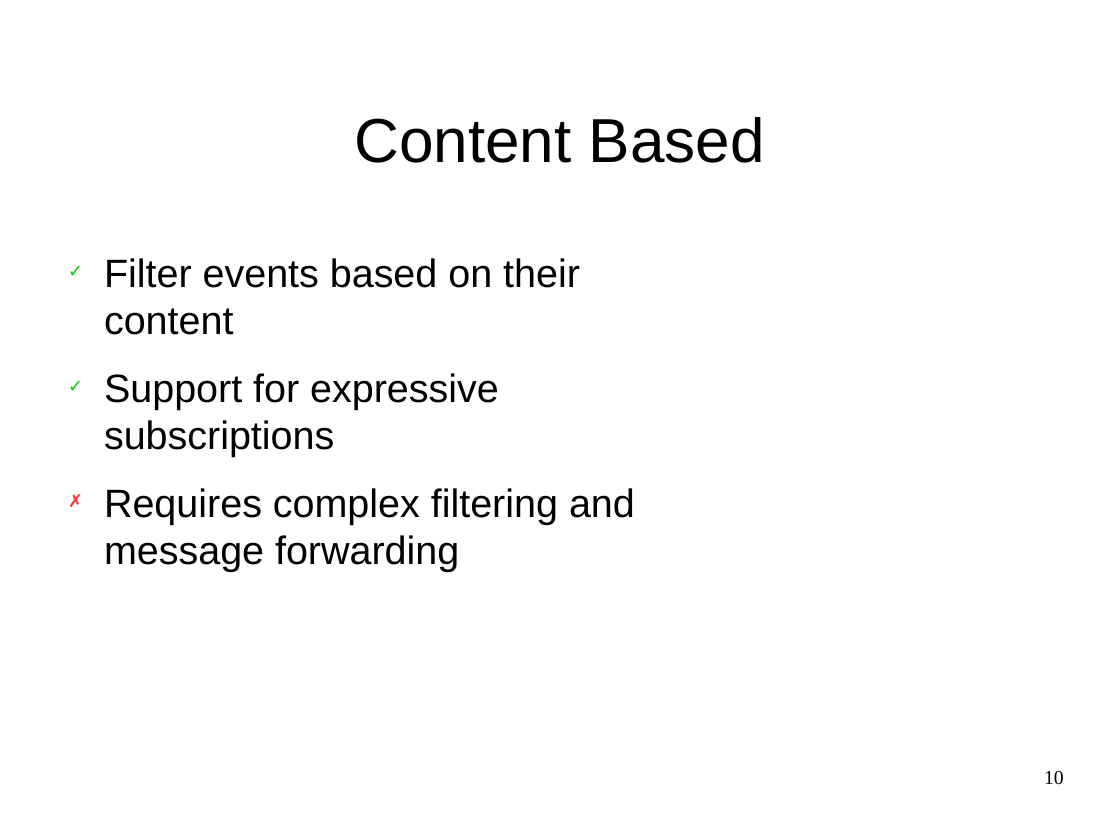
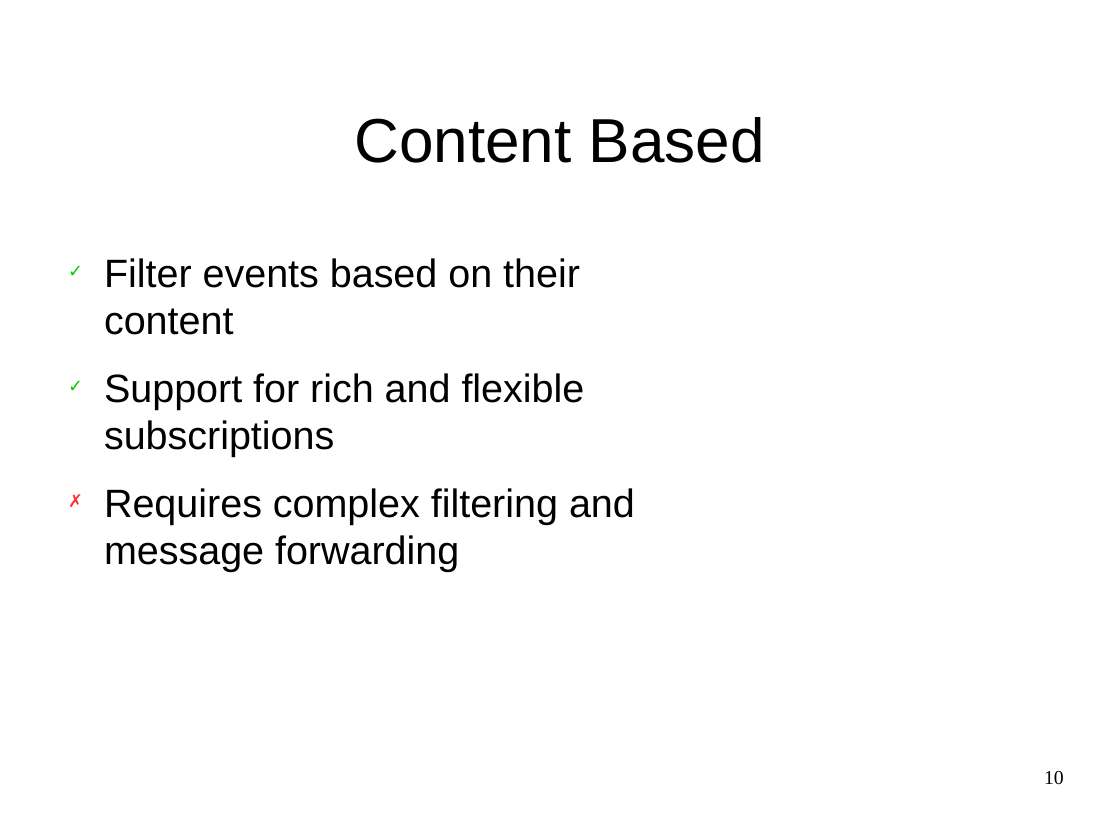
Before and after one commit to JGAntunes/pulsarcast, a slide deck: slide 10 of project-report/presentation.odp. Drawn at 1120x840 pixels with LibreOffice and Linux fonts; fonts in the diff are those of the drawing; background and template pictures are left out. Boxes give left, top, right and bottom in pixels: in the first picture for what was removed or moved away, otherwise in the second. Text is boxed around its words. In the diff, an @@ line names an element or a change of style, - is before the commit and + after.

```diff
--- a/project-report/presentation.odp
+++ b/project-report/presentation.odp
@@ text at <box>104,373,585,457</box>: text changed @@
-✓ Support for expressive subscriptions
+✓ Support for rich and flexible subscriptions
```
Also in this commit, not shown: 10 other slides changed, 3 slides added, 1 slide removed, 1 other file.
